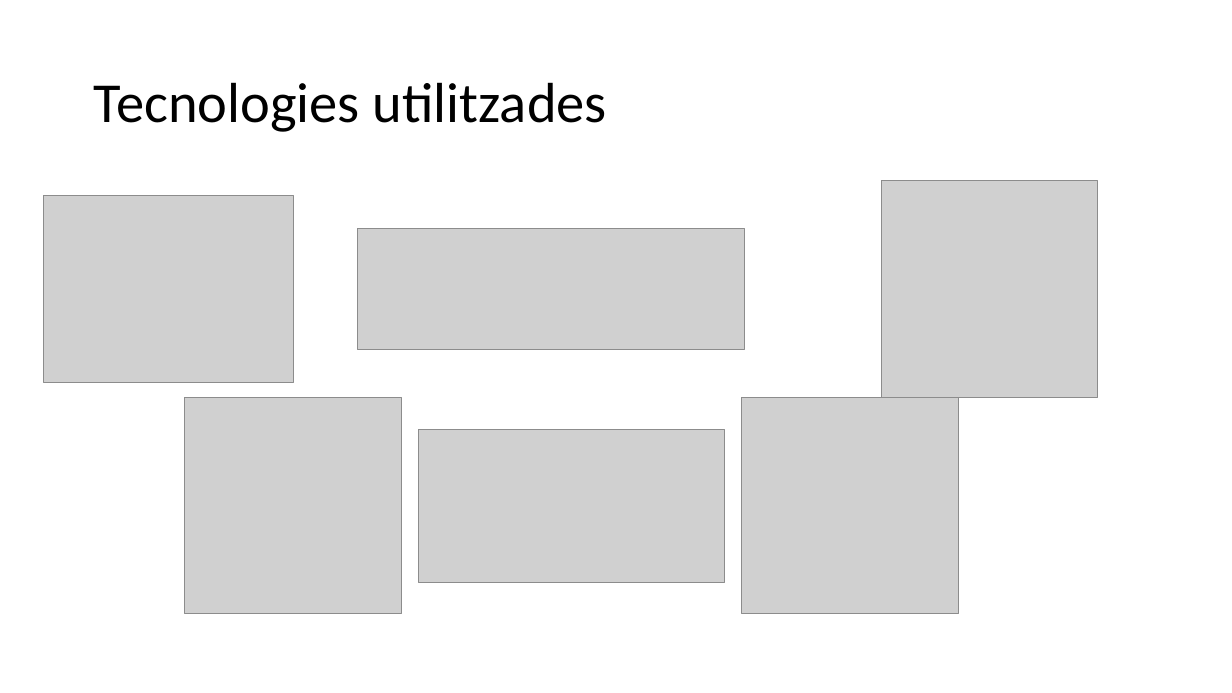
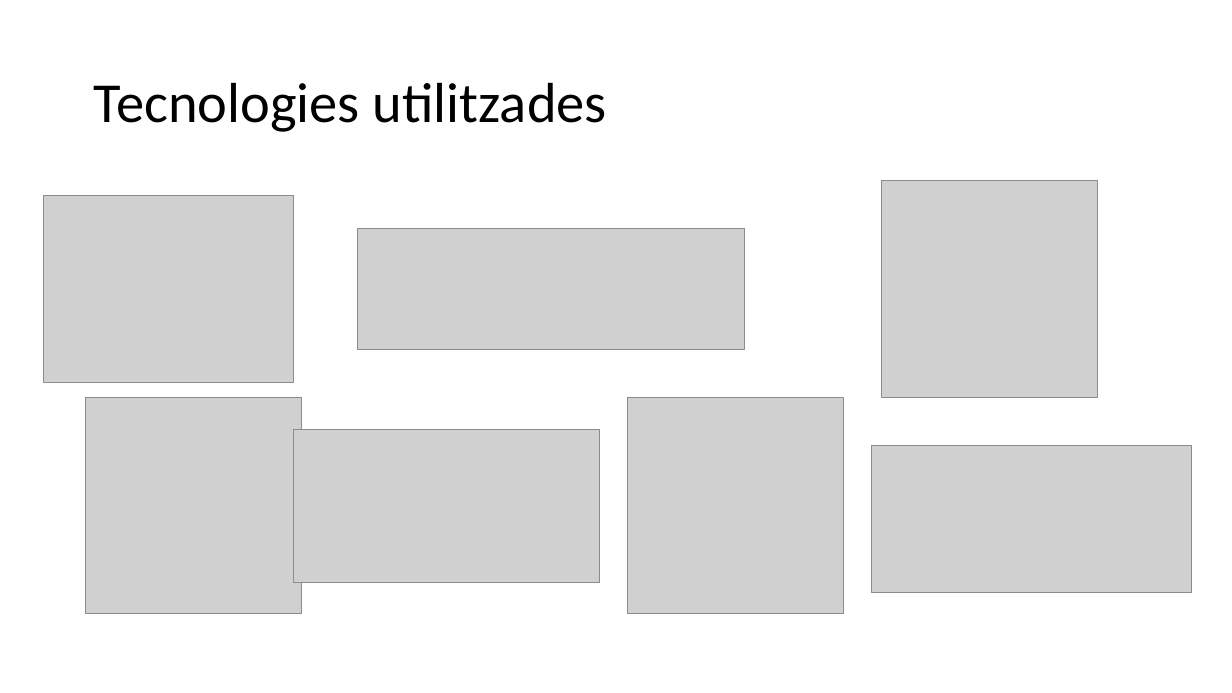
Before and after one commit to JoelFusterBosch/Projecte_Final_DAM_Gestio-_d_una_falla, a slide deck: slide 2 of Presentació/Gestió d’una falla.pptx. Drawn at 1232x693 pixels with LibreOffice and Linux fonts; fonts in the diff are those of the drawing; grey boxes stand for pictures. Boxes give left, top, right and bottom in pixels: in the first picture for what was removed or moved away, otherwise in the second. Text is boxed around its words. In the diff, an @@ line names an element or a change of style, - is before the commit and + after.

```diff
--- a/Presentació/Gestió d’una falla.pptx
+++ b/Presentació/Gestió d’una falla.pptx
@@ picture: place and size @@
-picture at <box>185,397,401,614</box>
+picture at <box>85,397,301,614</box>
@@ picture: place and size @@
-picture at <box>742,397,958,614</box>
+picture at <box>628,397,844,614</box>
@@ picture: place and size @@
-picture at <box>419,429,725,582</box>
+picture at <box>293,429,599,582</box>
@@ picture added at <box>872,445,1192,592</box> @@
```
Also in this commit, not shown: 3 other slides changed, 1 slide added, 44 other files.
